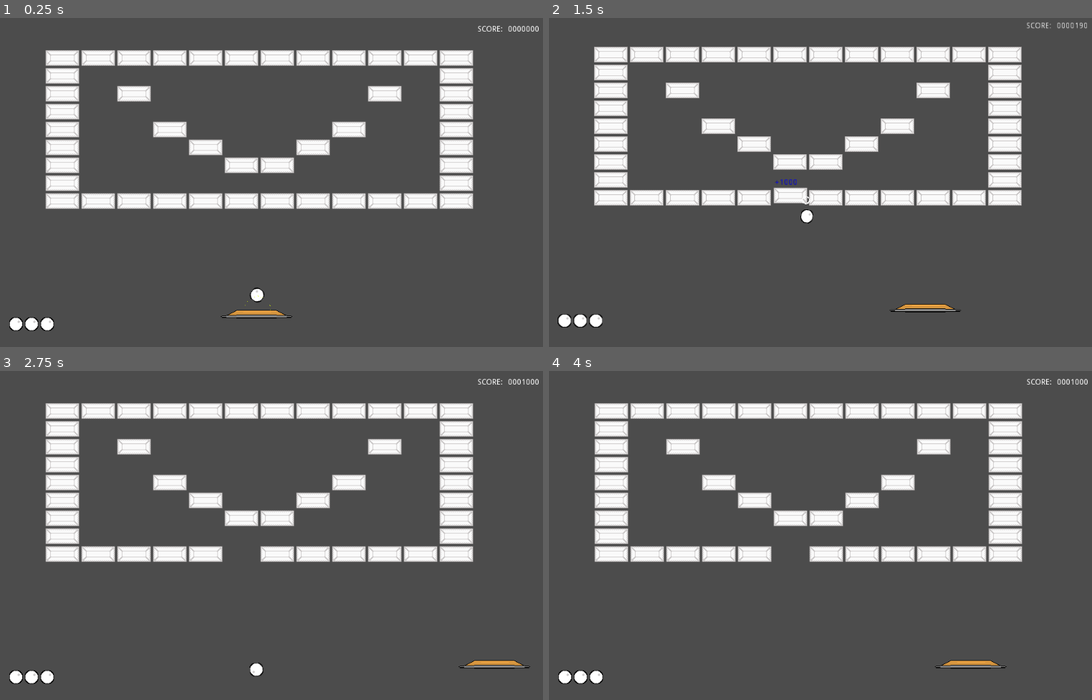
Above: before the commit, frames 1-4 (two rows, left to right).
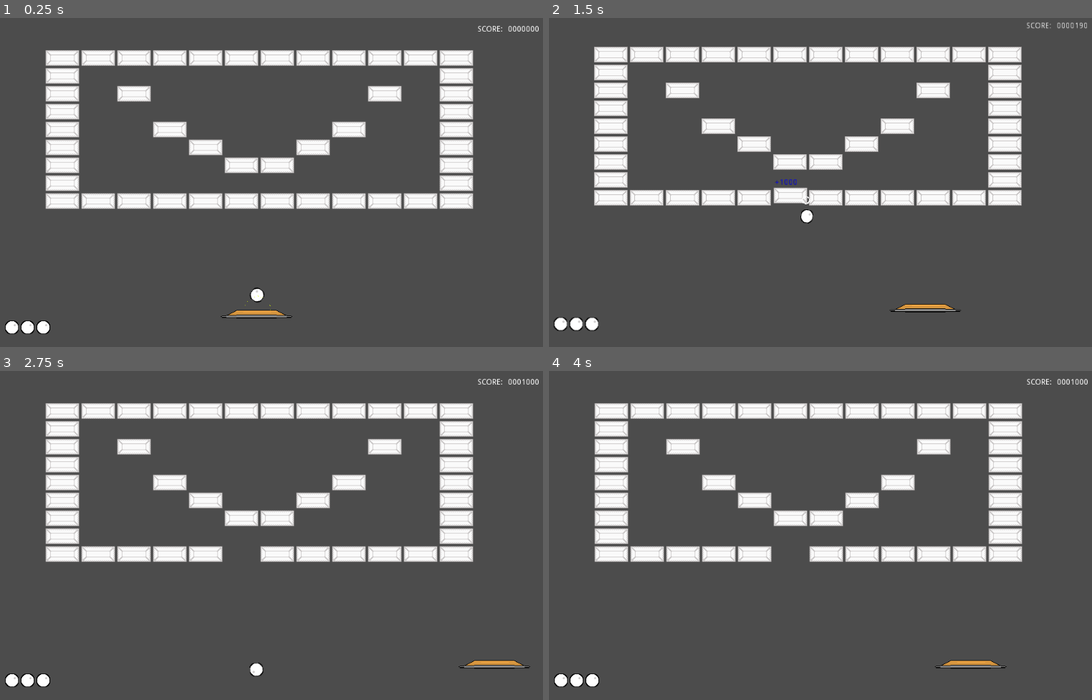
Above: after the commit, the same moments.

Repository: Anatolij-Grigorjev/Breakout4Godot
Game: Godot game, scene res://BreakoutGame.tscn
Two runs of this game, one before a commit and one after it. Both use one fixed random seed, a clock stepped at 60 frames per second and the inputs below.
Inputs (mouse positions are in pixels of both pictures, inside the frame that each line leads up to):
- Up to frame 1 (0.25 s): no input
- Up to frame 2 (1.5 s): tap Enter at 0.5 s; move the mouse to (939, 162) at 0.52 s; hold Right (ui_right) 0.53-1.25 s; tap Alt at 0.6 s; click (939, 162) at 0.67 s; drag from (701, 195) to (787, 245) at 1.27 s
- Up to frame 3 (2.75 s): move the mouse to (325, 459) at 2.02 s; hold Right (ui_right) from 2.03 s (still down); tap Shift at 2.1 s
- Up to frame 4 (4 s): release Right (ui_right) at 2.75 s; drag from (787, 598) to (646, 482) at 2.77 s; tap Space at 3.5 s; move the mouse to (988, 581) at 3.52 s; hold Left (ui_left) from 3.53 s (still down); tap Ctrl at 3.6 s

The runs differ from the first frame. In frame 1, 0.3% of the frame differs, in the area x 0-10%, y 91-97%; in frame 2, 0.3%, in the area x 0-10%, y 89-96%; in frame 3, 0.3%; in frame 4, 0.3%.

Commit message:
validate num lives, add ball loss area

Diff:
--- /dev/null
+++ b/game/BallLossArea.tscn
@@ -0,0 +1,9 @@
+[gd_scene load_steps=2 format=2]
+
+[sub_resource type="RectangleShape2D" id=1]
+extents = Vector2( 600, 30 )
+
+[node name="BallLossArea" type="Area2D"]
+
+[node name="CollisionShape2D" type="CollisionShape2D" parent="."]
+shape = SubResource( 1 )
--- a/game/BreakoutGame.gd
+++ b/game/BreakoutGame.gd
@@ -8,6 +8,7 @@
 onready var ballSmokes = $ParticlesBattery
 onready var cameraShake = $Camera2D/ScreenShake
 onready var scoreCounter = $TotalScore
+onready var livesCounter = $LivesCounter
 
 var currentScore := 0
 
--- a/game/BreakoutGame.tscn
+++ b/game/BreakoutGame.tscn
@@ -10,6 +10,7 @@
 [ext_resource path="res://gui/AccumCounter.tscn" type="PackedScene" id=8]
 [ext_resource path="res://paddle/Paddle.tscn" type="PackedScene" id=9]
 [ext_resource path="res://gui/LivesCounter.tscn" type="PackedScene" id=10]
+[ext_resource path="res://BallLossArea.tscn" type="PackedScene" id=11]
 
 [node name="BreakoutGame" type="Node2D"]
 script = ExtResource( 5 )
@@ -57,4 +58,7 @@
 position = Vector2( 489, 534 )
 
 [node name="LivesCounter" parent="." instance=ExtResource( 10 )]
-position = Vector2( 47, 545 )
+position = Vector2( 40, 551 )
+
+[node name="BallLossArea" parent="." instance=ExtResource( 11 )]
+position = Vector2( 505, 669 )
--- a/game/gui/LivesCounter.gd
+++ b/game/gui/LivesCounter.gd
@@ -16,7 +16,7 @@
 
 
 func _setNumBalls(newBallsNum: int):
-	numExtraBalls = newBallsNum
+	numExtraBalls = clamp(newBallsNum, 0, newBallsNum)
 	if ($HBoxContainer):
 		_reset_visible_balls(numExtraBalls)
 
--- a/game/tests/gui_tests.gd
+++ b/game/tests/gui_tests.gd
@@ -29,7 +29,7 @@
     var originalAmount = livesCounter.numExtraBalls
     livesCounter.numExtraBalls = newAmount
 
-    _wait_seconds(1.5)
+    _wait_next_frame()
 
     var freeingNodes = []
     for ball in livesCounter.ballsContainer.get_children():
@@ -37,3 +37,19 @@
             freeingNodes.append(ball)
 
     assert_eq(freeingNodes.size(), originalAmount - newAmount)
+
+
+func test_num_lives_cant_be_negative():
+
+    _setup_tree([livesCounter])
+    var newAmount = -7
+    livesCounter.numExtraBalls = newAmount
+
+    _wait_next_frame()
+    var remainingNodes = []
+    for ball in livesCounter.ballsContainer.get_children():
+        if not ball.is_queued_for_deletion():
+            remainingNodes.append(ball)
+
+    assert_eq(livesCounter.numExtraBalls, 0)
+    assert_eq(remainingNodes.size(), 0)
Not shown: 1 places in game/BreakoutGame.tscn that only renumber resources
